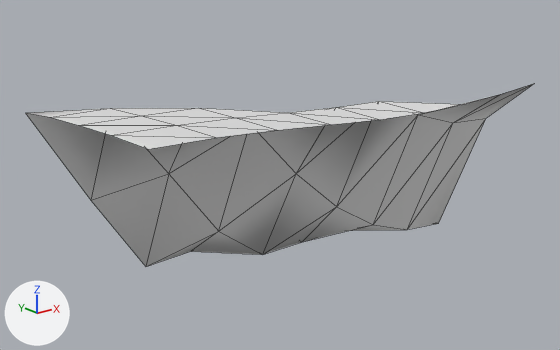
What one commit did to the OBJ model models/areas/idol/sand_-1_1.obj.
Before and after are seen from a camera (50 mm lens) standing at (-37.31, -60.27, 17.93) and looking at (-12.59, -29.36, 5.57). Lighting does not change. The marker at lower left points along +X, +Y and +Z. The older version comes first. Mesh edges are drawn as thin lines. Where no turn or scale is listed for an object, it has been applied to the vertices. Vertices at exactly the same position are counted once.

Script lines for the objects in view, before the commit:
```python
me_sand__1_1 = bpy.data.meshes.new('sand_-1_1')
me_sand__1_1.from_pydata(...)  # 45 vertices, 64 faces; spans x -24.0..0.0, y -36.0..-24.0, z -0.1..10.4
# before: 15 (-24.0, -33.0, 10.3) at pixel (110, 135), 16 (-21.0, -33.0, 10.3) at pixel (176, 125), 17 (-18.0, -33.0, 10.1) at pixel (235, 117), 18 (-15.0, -33.0, 10.0) at pixel (288, 112), 19 (-12.0, -33.0, 9.8) at pixel (336, 107)
# before: 20 (-24.0, -36.0, 10.4) at pixel (148, 149), 21 (-21.0, -36.0, 10.3) at pixel (217, 137), 22 (-18.0, -36.0, 10.2) at pixel (278, 130), 23 (-15.0, -36.0, 9.9) at pixel (332, 124), 24 (-12.0, -36.0, 9.7) at pixel (380, 119)
# before: 37 (-9.0, -33.0, 9.7) at pixel (379, 101), 38 (-6.0, -33.0, 8.6) at pixel (418, 114), 39 (-3.0, -33.0, 7.7) at pixel (453, 122), 41 (-9.0, -36.0, 9.6) at pixel (424, 112), 42 (-6.0, -36.0, 9.6) at pixel (464, 104)
# before: 43 (-3.0, -36.0, 9.8) at pixel (500, 94), 44 (0.0, -36.0, 10.0) at pixel (534, 83)
ob_sand__1_1 = bpy.data.objects.new('sand_-1_1', me_sand__1_1)
ob_sand__1_1.location = (0.0, 0.0, 0.0)
```
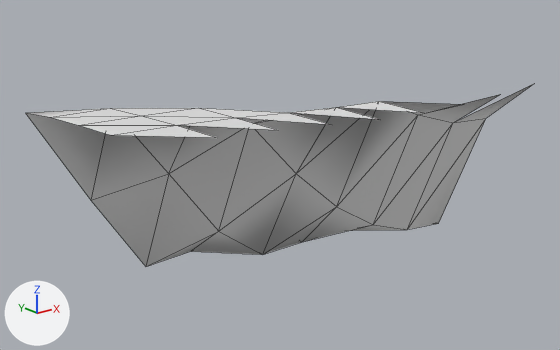
Boxes (x1, y1, x2, y2) around the edits, measured in the pictures (560 x 350 px):
part 1 of me_sand__1_1, deleted: before (111, 84, 532, 149)

The change, as a diff of the scene's bpy script:
```diff
--- a/models/areas/idol/sand_-1_1.obj.py
+++ b/models/areas/idol/sand_-1_1.obj.py
@@ me_sand__1_1 @@
 # used by ob_sand__1_1; location = (0.0, 0.0, 0.0)
 # verts and faces of me_sand__1_1; kept vertices keep their numbers, new ones are numbered from 45
-me_sand__1_1.from_pydata(...)  # 45 vertices, 64 faces; spans x -24.0..0.0, y -36.0..-24.0, z -0.1..10.4
+me_sand__1_1.from_pydata(...)  # 44 vertices, 56 faces; spans x -24.0..0.0, y -36.0..-24.0, z -0.1..10.3
+# me_sand__1_1 part 1
+delete_vertices([20])  # with the faces that use them
+delete_faces([(16, 21, 22), (17, 22, 23), (18, 23, 24), (19, 24, 41), (37, 41, 42), (38, 42, 43)])
+delete_faces([(39, 43, 44)])
```
